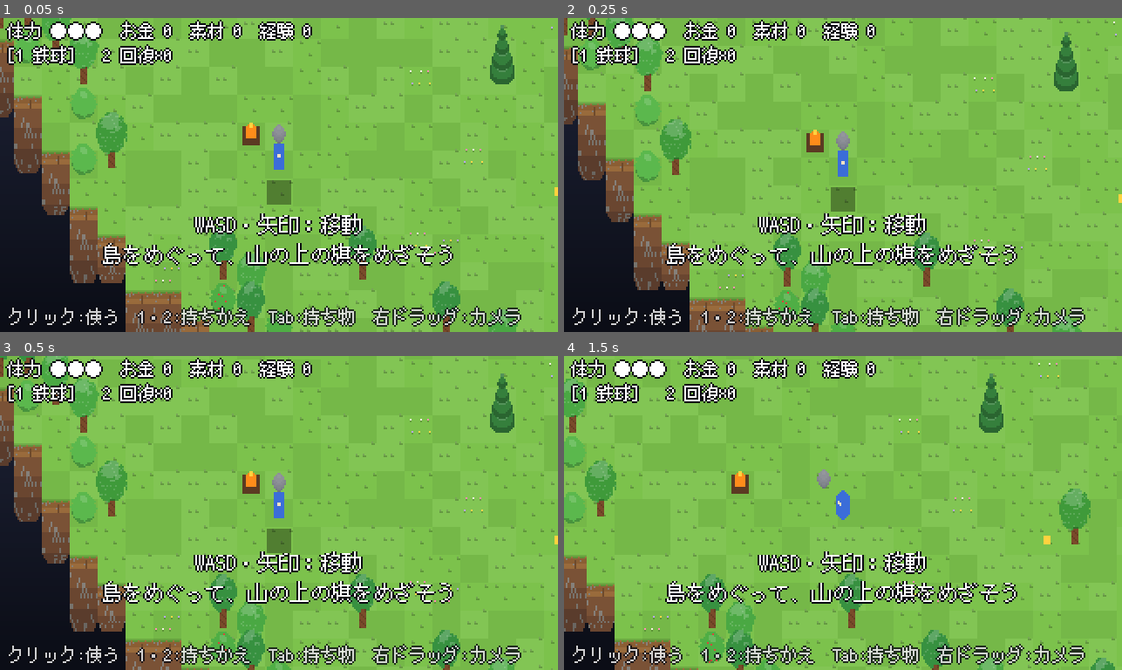
Above: before the commit, frames 1-4 (two rows, left to right).
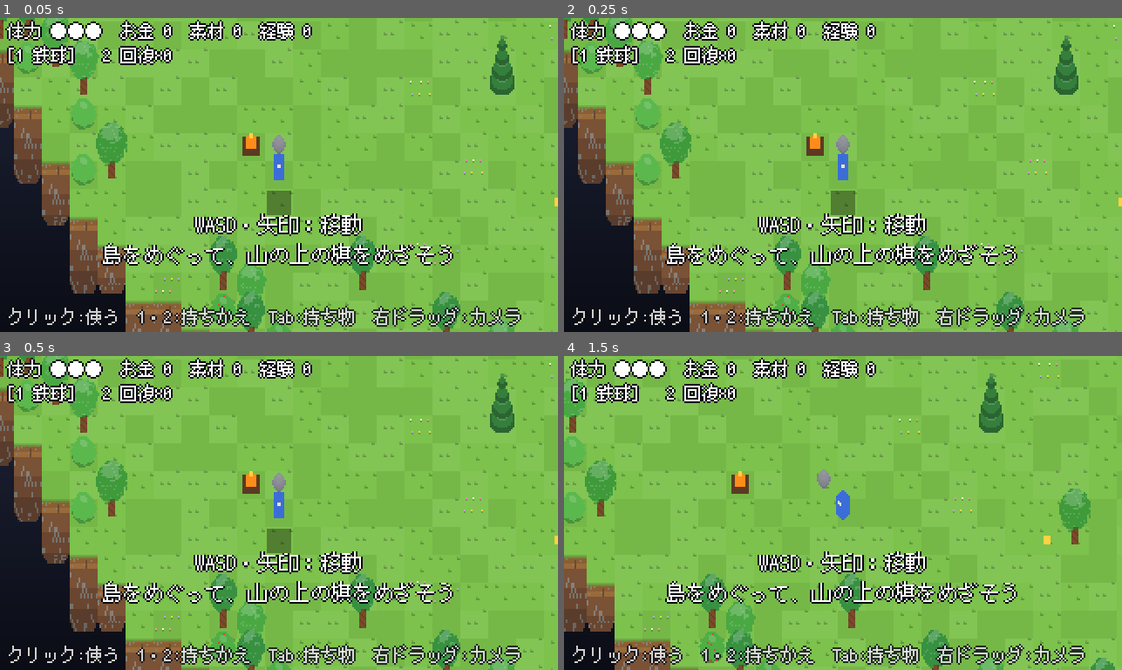
Above: after the commit, the same moments.

Repository: MiyazakiTakumi-724/dot-3d-game
Game: Godot game, scene res://scenes/area_02.tscn
The game is run twice, just before and just after one commit, with the same random seed, the same clock (stepped at 60 frames per second) and the same inputs.
Inputs (mouse positions are in pixels of both pictures, inside the frame that each line leads up to):
- Up to frame 1 (0.05 s): no input
- Up to frame 2 (0.25 s): no input
- Up to frame 3 (0.5 s): no input
- Up to frame 4 (1.5 s): tap Enter at 0.5 s; move the mouse to (965, 497) at 0.52 s; hold Right 0.53-1.25 s; hold Shift 0.53-1.25 s; click (965, 497) at 0.67 s; drag from (731, 528) to (815, 575) at 1.27 s

The runs differ from the first frame. In frame 1, 12% of the frame differs, in the area x 0-100%, y 0-100%; in frame 2, 7.8%; in frame 3, nothing differs; in frame 4, nothing differs.

Commit message:
fix: 落ちたら出られないくぼみをふさぐ・橋の板の向き・再開時に画面がすべらないようにする（レビューの指摘）
- 島の地図スクリプトを tools/island_map/ に入れ、出られないくぼみを茂みでふさぐ処理を足す
- どこからでもスタートへ歩いて戻れることを確かめるテスト、敵が島のふちで引き返すテスト
- 背景がマウスを横取りしないようにする、高さの層の知らない記号を知らせる
- 資料の手直し（試作1にも無敵時間が入ること、最初のステージの敵の体力）

Co-Authored-By: Claude Opus 5.5 <noreply@anthropic.com>
Claude-Session: https://claude.ai/code/session_01V8ZRqMy3Fk13HeuYJHLPNU

Diff:
--- a/scripts/game/area_02.gd
+++ b/scripts/game/area_02.gd
@@ -105,11 +105,11 @@
 	"............T.TT.............TTPT.T.F...T...P......T...............F......F.....TF~~................",
 	"...........PP............T...PPTPT.....F.TT..T..........F.....T....................~~~..............",
 	".....................P.P.....TPT.P...........F....T.T....B.....T...TF.......F......T................",
-	"................BBP.T.P......T..P.F..................B......T....P...F...............BBPP...........",
+	"................BBP.T.P......T..P.F.................BB......T....P...F...............BBPP...........",
 	".............PBT.P.P..BPT..TPP.....TT.........P.T...............F...T..TT...........T.T.............",
 	"..........FBTP.T.PP..TB.T.TT.F.F.....P..........F................B.......B.............T.T..........",
 	"...........PPPPPPPPPPPPPPPPPPPPPPPPPPPPPPPP.....T....T.T...T...B..............B..........T..........",
-	"............BT.T..PBPPPT...PT.P..T.BF.PTF...TT..................T..T.......................B........",
+	"............BT.T..PBPPPT...PT.P..T.BF.PTBB..TT..................T..T.......................B........",
 	"...............................P.B..TPPT.........................B.FT.......................B.......",
 	"...................................TP..PFT.........................BB.T..TB......F..................",
 	".........TT........................P.TB....B.T....G................BBBBBBBBBBBBBBBBBBBBBBBBBBB......",
@@ -118,7 +118,7 @@
 	"...........TT.T...TPT...T.T.P.....PB.P...........T...~~~~~~~.B................T.....T..F....TF......",
 	".........T.T.........TPBBBP.................T..T.F....~~~~~............FB.......................F...",
 	".........B.T.....TPT.TBB...................TPTT.......~~~~~BP.FF.....BBBBBBBBBBBBBBBBBBBBBBBBB..B...",
-	".........TBT.BBTF...TB..................P..T..P......TT.~~~.....T......T..F..FB.............B.......",
+	".........TBT.BBTF...TB..................P..T..P......TT.~~~.....T.....BT..F..FB.............B.......",
 	"........BTT..TB................BB...T.P..TB.............P~~P....T.....B................PT.T.TT......",
 	"........TT.T..T.B.........B.T...TBPB..T....T............P~~~.BF.............................F....P..",
 	"........T..TTBB........F.B..TBTT.P.P...............F.....~~~.........T..T.BT..................TP....",
@@ -131,7 +131,7 @@
 	"........B........T.T..........................F.........F~~F..F.........F....T......................",
 	"............B....F..............F.......F..TP.P.........~~~...............TT.PB...........B.........",
 	"..........F.......P........T...............B..F.....F...~~~...RR.........................T..........",
-	"........BTT...T...............B............F..........PF~~~..TRR.B.T...F..P............B............",
+	"........BTT...T...............B............F..........PB~~~..TRR.B.T...F..P............B............",
 	".........TT..................F....F.......B....T....FT.~~~.F...B....F.B.F.........T...TB............",
 	"..........BT.......................FB...........B......~~~.T.....T....F................B............",
 	"............T...........F..P..................T.....T..~~~...F..F.....F..P.......TB.................",
@@ -247,6 +247,7 @@
 	player = Player.new()
 	player.setup(map, rules, PLAYER_START, camera)
 	_world.add_child(player)
+	camera.follow(player.mover.pos, player.mover.height * StackSprite.LEVEL_PX, 1.0)
 
 	ball = Ball.new()
 	ball.setup(player, map, rules, camera)
@@ -392,6 +393,7 @@
 	ball.rules_ball.return_to_hand()
 	ball.rules_ball.set_strong(run.inventory.ball_is_strong())  # 強い鉄球は墓石に入っているので普通に戻る
 	player.mover.place(PLAYER_START)
+	camera.focus_height = player.mover.height * StackSprite.LEVEL_PX  # 飛んで戻るので、画面をすべらせない
 	player.set_hp(Player.MAX_HP)
 	player.clear_invulnerable()
 	player.lift_px = 0.0
--- a/scripts/game/terrain.gd
+++ b/scripts/game/terrain.gd
@@ -58,6 +58,8 @@
 			if hc == ".":
 				map.set_void(cell, true)
 				continue
+			if not hc.is_valid_int():
+				push_error("高さの層に知らない記号 '%s' がある：%s" % [hc, cell])
 			map.set_height(cell, int(hc))
 			var oc: String = objects[y][x] if y < objects.size() and x < objects[y].length() else "."
 			_put_object(oc, cell, map, info)
@@ -169,6 +171,7 @@
 	tex.height = 64
 	rect.texture = tex
 	rect.stretch_mode = TextureRect.STRETCH_SCALE
+	rect.mouse_filter = Control.MOUSE_FILTER_IGNORE  # クリックやドラッグを横取りしない
 	rect.position = Vector2.ZERO
 	rect.size = Vector2(320, 180)
 	layer.add_child(rect)
@@ -327,7 +330,7 @@
 		m.set_voxel(p, water._voxels[p])
 	for yy in 16:
 		for xx in 16:
-			var along := yy if across_ns else xx  # 板の継ぎ目は渡る向きと直角
+			var along := xx if across_ns else yy  # 板の継ぎ目は渡る向きと直角（板は渡る向きに並ぶ）
 			var plank := Color("a06a3a") if (along / 4) % 2 == 0 else Color("94603a")
 			if along % 4 == 3:
 				plank = Color("6e4526")
--- a/scripts/rules/bullet.gd
+++ b/scripts/rules/bullet.gd
@@ -26,7 +26,7 @@
 ## from から to までの線が通るマスを順に調べ（グリッドを1マスずつたどる）、
 ## 最初に壁（または bullet_height より高い地面）へ入る位置を 0〜1 の割合で返す。なければ -1。
 ## 点を間引いて調べないので、壁の角をかすめても必ず当たる。
-static func _first_wall_on_path(from: Vector2, to: Vector2, map: HeightMap, bullet_height: int = 0) -> float:
+static func _first_wall_on_path(from: Vector2, to: Vector2, map: HeightMap, bullet_height: int) -> float:
 	var size := float(HeightMap.CELL_PX)
 	var c := HeightMap.world_to_cell(from)
 	var end := HeightMap.world_to_cell(to)
--- a/tests/helpers/reach.gd
+++ b/tests/helpers/reach.gd
@@ -17,3 +17,21 @@
 			dist[n] = dist[c] + 1
 			queue.append(n)
 	return -1
+
+## from から歩いて行けるマスの集まり。reverse なら「そこから from へ歩いて来られる」マスの集まり。
+## 斜めに角をすり抜ける動きは数えない（4近傍だけ）。
+static func reachable(map: HeightMap, rules: MovementRules, from: Vector2i, reverse := false) -> Dictionary:
+	var seen := {from: true}
+	var queue: Array[Vector2i] = [from]
+	while not queue.is_empty():
+		var c: Vector2i = queue.pop_front()
+		for d in [Vector2i.RIGHT, Vector2i.LEFT, Vector2i.DOWN, Vector2i.UP]:
+			var n: Vector2i = c + d
+			if seen.has(n) or map.is_wall(n) or map.is_pit(n) or map.is_water(n):
+				continue
+			var ok := rules.can_step(map.get_height(n), map.get_height(c)) if reverse else rules.can_step(map.get_height(c), map.get_height(n))
+			if not ok:
+				continue
+			seen[n] = true
+			queue.append(n)
+	return seen
--- a/tests/test_area_02_layout.gd
+++ b/tests/test_area_02_layout.gd
@@ -117,3 +117,13 @@
 				falls += 1
 	assert_gt(heights.size(), 3)
 	assert_gt(falls, 0)
+
+## 落ちたら出られないくぼみがない：行けるマスからは、どこからでも歩いてスタートへ戻れる
+func test_no_pocket_without_exit():
+	var fwd := Reach.reachable(area.map, rules, area.PLAYER_START)
+	var back := Reach.reachable(area.map, rules, area.PLAYER_START, true)
+	var trapped: Array = []
+	for c in fwd:
+		if not back.has(c):
+			trapped.append(c)
+	assert_eq(trapped, [])
--- a/tests/test_enemy.gd
+++ b/tests/test_enemy.gd
@@ -67,3 +67,11 @@
 	assert_false(e.touches(e.pos + Vector2(16, 0), 0))
 	e.take_damage(99)
 	assert_false(e.touches(e.pos, 0))
+
+func test_enemy_turns_at_void():
+	var m := HeightMap.new(Vector2i(6, 3))
+	m.set_void(Vector2i(3, 1), true)
+	var w := EnemyWalker.new(m, Vector2i(1, 1), Vector2.RIGHT)
+	for i in 200:
+		w.step(0.05)
+		assert_ne(w.cell(), Vector2i(3, 1))
Not shown, added: tools/island_map/consts.gd.uid
Not shown, changed: CLAUDE.md
Not shown, changed: docs/design.md
Not shown, changed: docs/superpowers/specs/2026-11-23-death-loop-design.md
